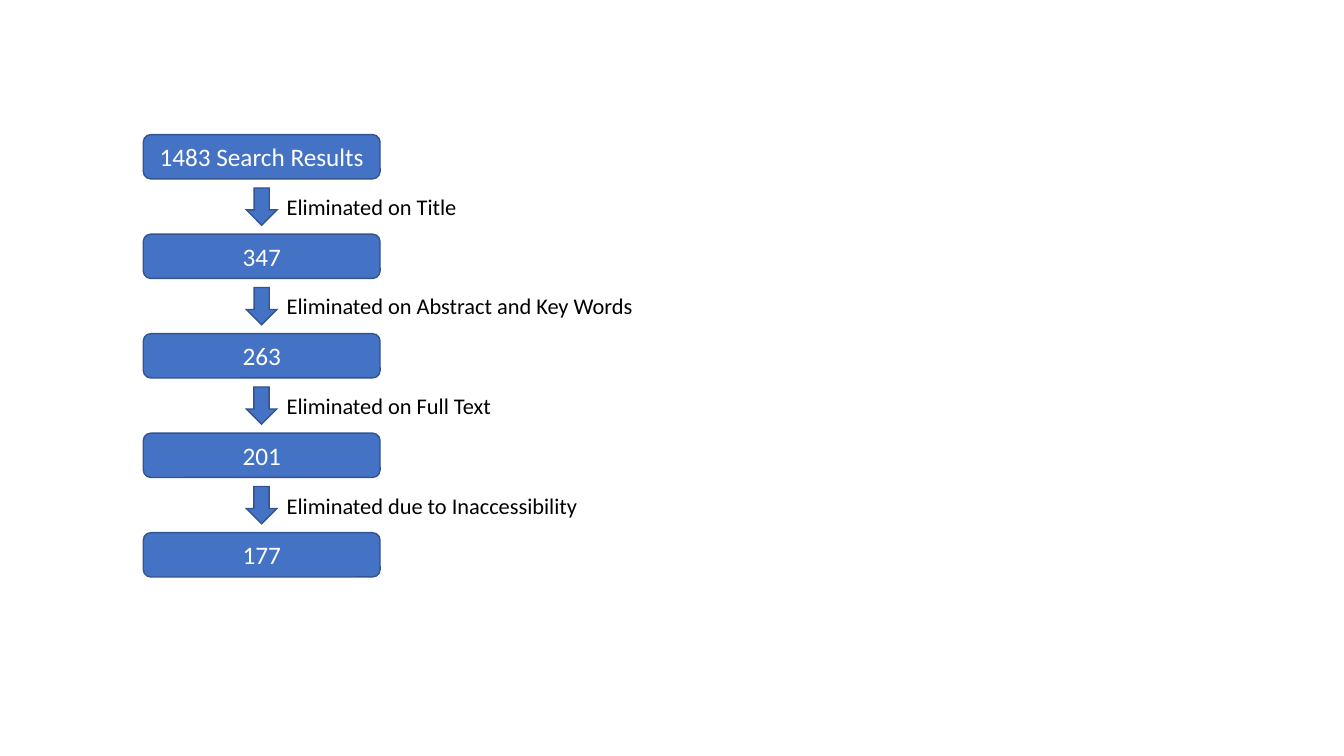
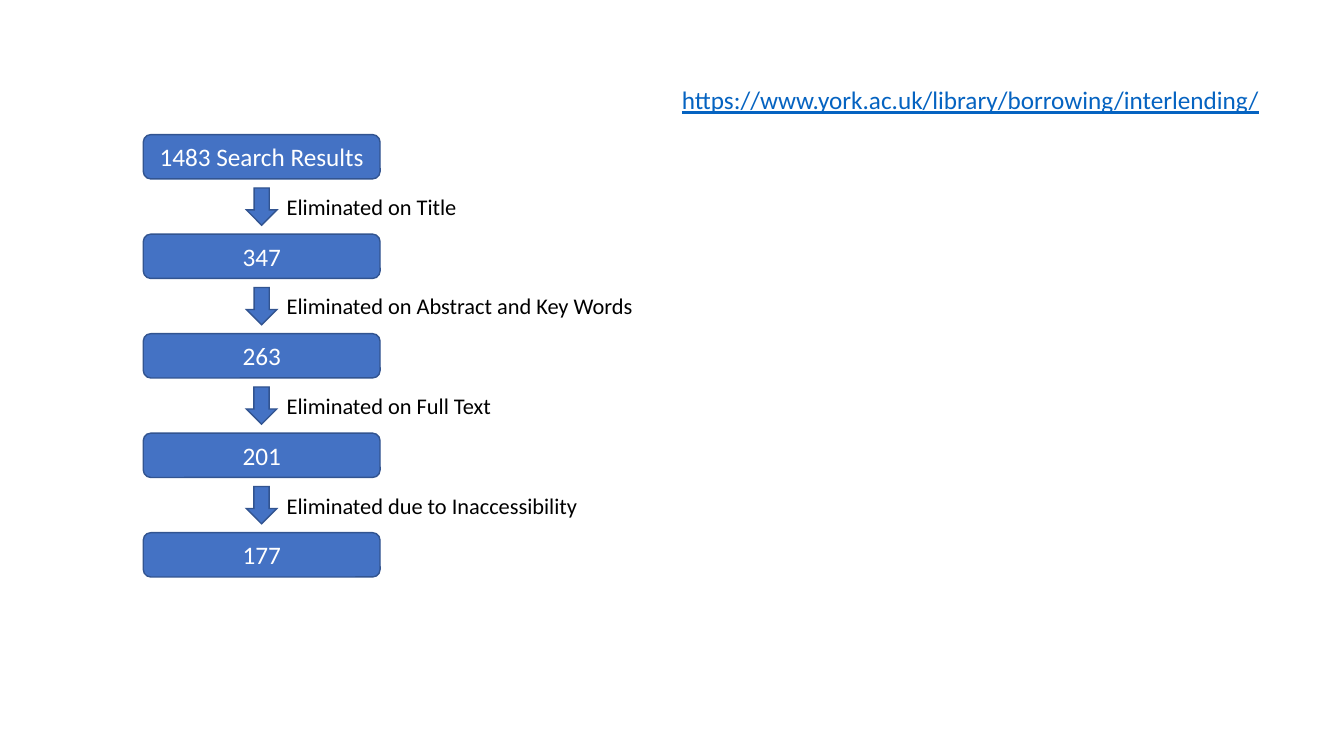
Before and after one commit to JessamyA/AntMetaAnalysis, a slide deck: slide 2 of Report/Graphics.pptx. Drawn at 1344x756 pixels with LibreOffice and Linux fonts; fonts in the diff are those of the drawing. Boxes give left, top, right and bottom in pixels: in the first picture for what was removed or moved away, otherwise in the second. Text is boxed around its words. In the diff, an @@ line names an element or a change of style, - is before the commit and + after.

```diff
--- a/Report/Graphics.pptx
+++ b/Report/Graphics.pptx
@@ text added at (682, 91, 1258, 114), 18 pt, text #0563C1, underline @@
+https://www.york.ac.uk/library/borrowing/interlending/
```
Also in this commit, not shown: 1 other file.
